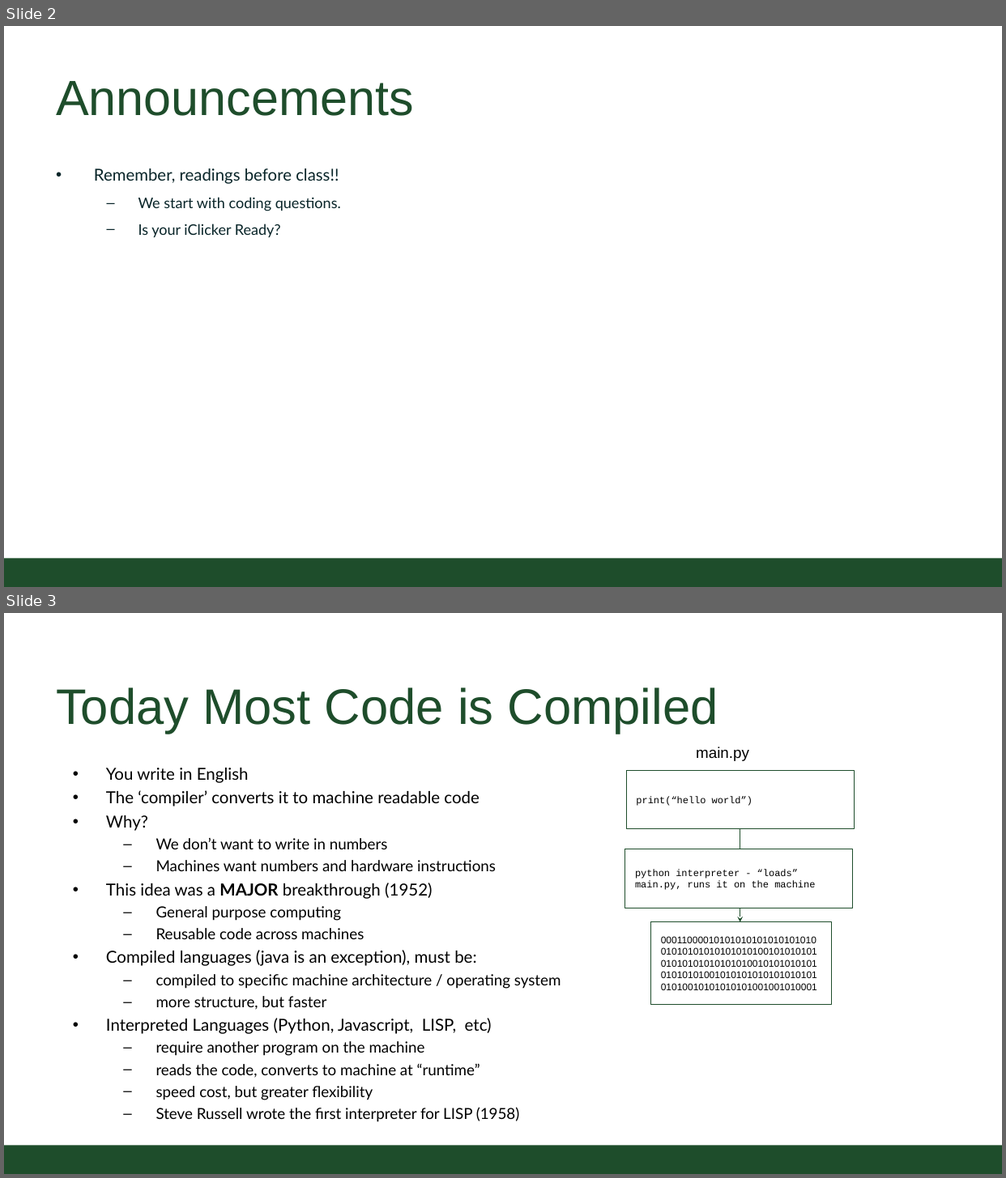
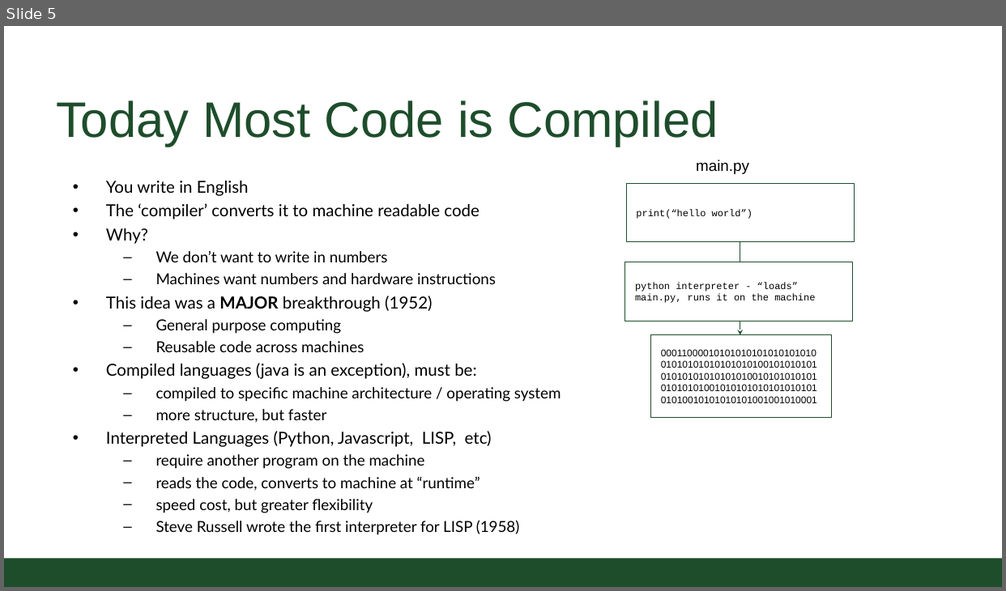
Before and after one commit to CSU-CS150B/handouts, a slide deck: Slides/On-Campus/02_02-StringsAndAmazingGrace.pptx. Shown one above the other, each under a label of ours: slides 2 and 3 before the commit, slide 5 after it. The pictures are 1006x1178 and 1006x591 pixels, drawn with LibreOffice and Linux fonts; fonts in the diff are those of the drawing; background and template pictures are left out. Boxes give left, top, right and bottom in pixels: in the first picture for what was removed or moved away, otherwise in the second. Text is boxed around its words. In the diff, an @@ line names an element or a change of style, - is before the commit and + after.

```diff
--- a/Slides/On-Campus/02_02-StringsAndAmazingGrace.pptx
+++ b/Slides/On-Campus/02_02-StringsAndAmazingGrace.pptx
@@ slide 2 removed at bbox=[4, 26, 1002, 587], background #FFFFFF @@
@@ title removed at bbox=[56, 81, 414, 116] @@
-Announcements
@@ text removed at bbox=[94, 169, 341, 237] @@
-• Remember, readings before class!!
-  – We start with coding questions.
-  – Is your iClicker Ready?
@@ rectangle removed at bbox=[4, 558, 1002, 587] @@
@@ what was slide 3 is now slide 5 @@
```
Also in this commit, not shown: 3 slides changed, 2 slides added.
